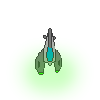
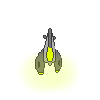
Layer changes from the first w=100, h=100 image to the second:
added layer "Calque #1" (25%) above "Copie de Calque" over box(14, 46, 85, 98)
hid "effectMAP" over box(10, 41, 90, 100)
painted on "ship_1.png" over box(39, 47, 58, 74)
